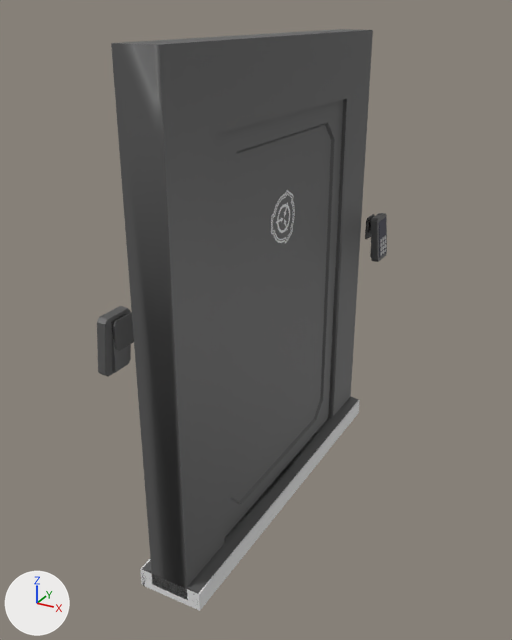
The FBX model Assets/Prefabs/WallPrefabs/Wall1.fbx as it was, and as the next commit left it.
Before and after are seen from a 50 mm camera at (29.74, -9.1, 7.32) aimed at (24.74, -0.01, 2.78). Lighting does not change. The marker at lower left points along +X, +Y and +Z. The first picture is the older version. Where no turn or scale is listed for an object, it has been applied to the vertices.

In view in the first picture: 'Door1', 'DoorFrame1', 'DoorFrameFloor', 'DoorFrameFloorHitbox', 'Lock2' and 6 more.
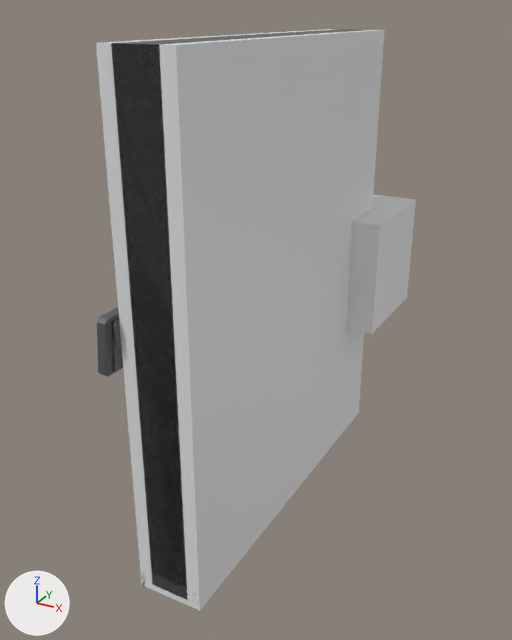
Location of each change, [x1, y1, x2, y2] in pixels of the pictures (512 x 640 px):
'Wall1_NMO', added
    after: [96, 29, 384, 594]
'Wall1_SoundSource_Door', added
    after: [346, 195, 416, 334]
'DoorFrame1', unchanged, covered by the edit
    before: [111, 29, 373, 598]
    after: [111, 29, 363, 598]
'Door1', unchanged, covered by the edit
    before: [215, 100, 343, 538]
'DoorFrameFloor', unchanged, covered by the edit
    before: [142, 396, 358, 608]
    after: [142, 572, 198, 608]

The change, as a diff of the scene's bpy script:
```diff
--- a/Assets/Prefabs/WallPrefabs/Wall1.fbx.py
+++ b/Assets/Prefabs/WallPrefabs/Wall1.fbx.py
@@ me_cube_298 @@
+me_cube_298.from_pydata(...)  # a box spanning x -1.0..1.0, y -1.0..1.0, z -1.0..1.0
@@ me_cube_295 @@
+me_cube_295.from_pydata(...)  # a box spanning x -0.5..0.5, y -3.0..3.0, z 0.0..7.0
@@ ob_wall1_soundsource_door @@
+ob_wall1_soundsource_door = bpy.data.objects.new('Wall1_SoundSource_Door', me_cube_298)
+ob_wall1_soundsource_door.location = (25.0, 3.0, 3.0)
@@ ob_wall1_nmo @@
+ob_wall1_nmo = bpy.data.objects.new('Wall1_NMO', me_cube_295)
+ob_wall1_nmo.location = (25.0, 0.0, 0.0)
```
